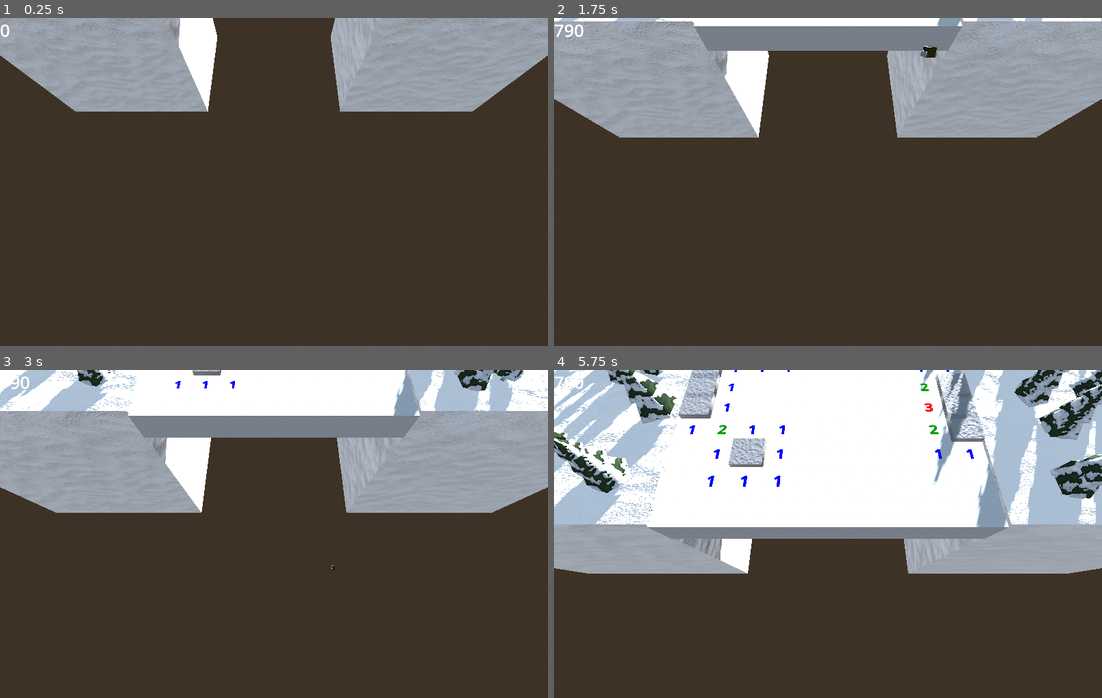
Above: before the commit, frames 1-4 (two rows, left to right).
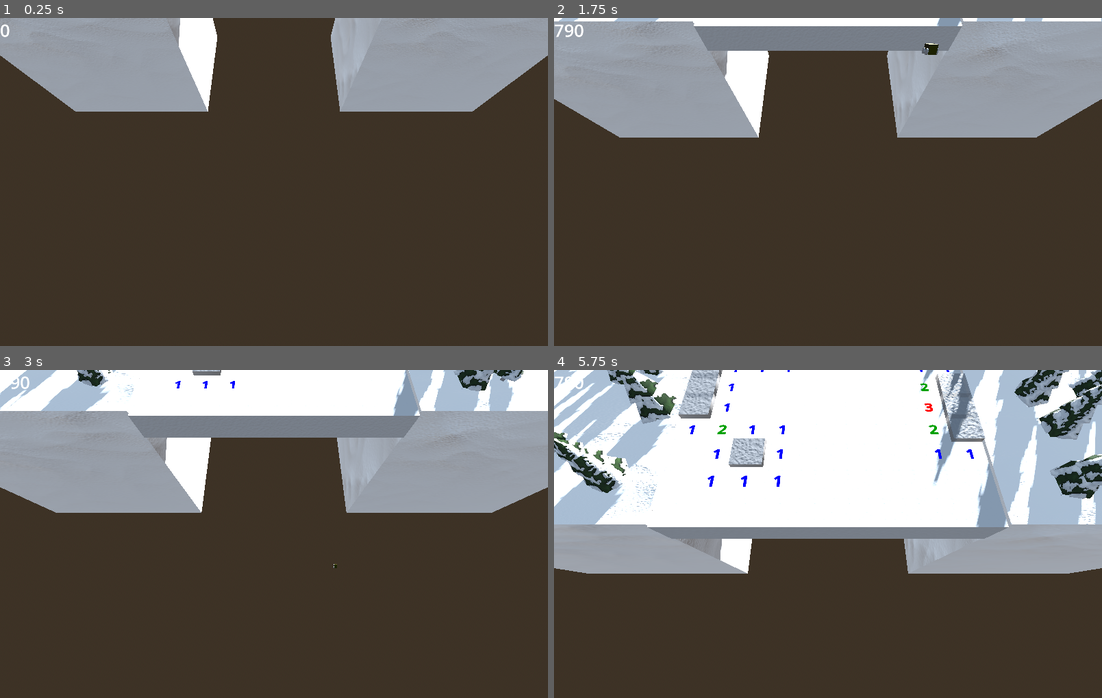
Above: after the commit, the same moments.

Repository: Blubtastic/minesweeper_2
Game: Godot game, scene res://Main.tscn
The game is run twice, just before and just after one commit, with the same random seed, the same clock (stepped at 60 frames per second) and the same inputs.
Inputs:
- Up to frame 1 (0.25 s): no input
- Up to frame 2 (1.75 s): tap Enter (ui_accept) at 0.5, 0.77, 1.52 s; hold Right (ui_right) 0.53-1.28 s; hold Down (ui_down) from 1.28 s (still down)
- Up to frame 3 (3 s): release Down (ui_down) at 2.03 s; hold Right (ui_right) 2.03-2.78 s; hold Up (ui_up) from 2.78 s (still down)
- Up to frame 4 (5.75 s): tap Enter (ui_accept) at 3.02, 3.77, 4.52 s; release Up (ui_up) at 3.53 s; hold Left (ui_left) 3.53-5.03 s; hold Down (ui_down) from 5.03 s (still down)

The runs differ from the first frame. In frame 1, less than 0.1% of the frame differs, in the area x 3-100%, y 0-19%; in frame 2, 0.2%; in frame 3, 0.4%; in frame 4, 1.1%, in the area x 0-99%, y 0-58%.

Commit message:
feat: launch car when exploding

Diff:
--- a/features/Ground.tscn
+++ b/features/Ground.tscn
@@ -3,8 +3,11 @@
 [sub_resource type="FastNoiseLite" id="FastNoiseLite_gaw10"]
 frequency = 0.001
 fractal_type = 2
+fractal_octaves = 4
 fractal_gain = 0.81
+fractal_weighted_strength = 1.0
 domain_warp_enabled = true
+domain_warp_amplitude = 20.0
 domain_warp_frequency = 1.0
 
 [sub_resource type="NoiseTexture2D" id="NoiseTexture2D_s3aq6"]
@@ -21,7 +24,9 @@
 normal_texture = SubResource("NoiseTexture2D_s3aq6")
 
 [sub_resource type="BoxMesh" id="BoxMesh_8b7oj"]
+lightmap_size_hint = Vector2i(94, 136)
 material = SubResource("StandardMaterial3D_ye61t")
+add_uv2 = true
 size = Vector3(10, 8, 8)
 
 [node name="Ground" type="Node3D"]
--- /dev/null
+++ b/shared/DamageArea.tscn
@@ -0,0 +1,11 @@
+[gd_scene load_steps=2 format=3 uid="uid://ftokwp4ypb8m"]
+
+[sub_resource type="SphereShape3D" id="SphereShape3D_t54bx"]
+radius = 1.5
+
+[node name="DamageArea" type="Area3D"]
+collision_layer = 16
+collision_mask = 16
+
+[node name="Hitbox" type="CollisionShape3D" parent="."]
+shape = SubResource("SphereShape3D_t54bx")
--- a/shared/cube/cube.gd
+++ b/shared/cube/cube.gd
@@ -1,4 +1,6 @@
 extends StaticBody3D
+@onready var damage_area = preload("res://shared/DamageArea.tscn")
+@onready var cube_destroyed = preload("res://shared/cube/CubeDestroyed.tscn")
 
 @export var isLoadingCleared: bool = false
 @export var isLoadingExploded: bool = false
@@ -7,7 +9,6 @@
 @onready var remove_flag_audio: AudioStreamPlayer = $RemoveFlag
 @onready var explosion_audio: AudioStreamPlayer = $Explosion
 @onready var cube_scanner: Area3D = $CubeScanner
-@onready var cube_destroyed = preload("res://shared/cube/CubeDestroyed.tscn")
 @onready var nearby_mines_label: Label3D = $NearbyMinesLabel
 @onready var mine_sprite: Sprite3D = $Mine
 @onready var flag_sprite: Sprite3D = $Flag
@@ -21,7 +22,6 @@
 var nearby_cubes: Array[Node3D]
 var has_given_points: bool = false
 
-signal game_over
 signal cube_was_cleared
 
 func _ready():
@@ -38,6 +38,11 @@
 		top_mesh.unhighlight_cube()
 		if is_bomb:
 			trigger_explosion()
+			var DamageArea = damage_area.instantiate()
+			add_child(DamageArea)
+			DamageArea.global_position = Vector3(global_position.x, global_position.y + 0.7, global_position.z)
+			await get_tree().create_timer(1.0).timeout
+			DamageArea.queue_free()
 
 func reveal_cube(play_sound: bool = false):
 	if !is_cleared:
@@ -51,7 +56,6 @@
 		cube_was_cleared.emit(self)
 		cube_scanner.update_cube()
 		if is_bomb:
-			game_over.emit()
 			mine_sprite.visible = true
 
 func trigger_explosion():
@@ -62,7 +66,7 @@
 		explosion_audio.play()
 		var CubeDestroyed = cube_destroyed.instantiate()
 		add_child(CubeDestroyed)
-		CubeDestroyed.global_position = Vector3(global_position.x, global_position.y+0.7, global_position.z)
+		CubeDestroyed.global_position = Vector3(global_position.x, global_position.y + 0.7, global_position.z)
 		top_mesh.visible = false
 		flag_sprite.visible = false
 		has_exploded = true
--- a/shared/player/Player.tscn
+++ b/shared/player/Player.tscn
@@ -1,10 +1,13 @@
-[gd_scene load_steps=19 format=3 uid="uid://dqeksnc1bqwgt"]
+[gd_scene load_steps=20 format=3 uid="uid://dqeksnc1bqwgt"]
 
 [ext_resource type="Script" path="res://shared/player/player.gd" id="1_fjkuh"]
 [ext_resource type="Script" path="res://shared/player/fade_emission_gradually.gd" id="3_jlho0"]
 [ext_resource type="PackedScene" uid="uid://drynt1383xlht" path="res://shared/cube/TrailVFX.tscn" id="3_rkr5s"]
 
 [sub_resource type="BoxShape3D" id="BoxShape3D_4to0f"]
+size = Vector3(0.3, 0.258521, 0.5)
+
+[sub_resource type="BoxShape3D" id="BoxShape3D_q2sxu"]
 size = Vector3(0.3, 0.258521, 0.5)
 
 [sub_resource type="CapsuleShape3D" id="CapsuleShape3D_qlff2"]
@@ -82,8 +85,14 @@
 metadata/_edit_group_ = true
 
 [node name="Collision" type="CollisionShape3D" parent="AlivePlayer"]
-transform = Transform3D(1, 0, 0, 0, 1, 0, 0, 0, 1, 0.0012207, -0.0207397, 0)
 shape = SubResource("BoxShape3D_4to0f")
+
+[node name="DamageHitbox" type="Area3D" parent="AlivePlayer"]
+collision_layer = 16
+collision_mask = 16
+
+[node name="CollisionShape3D" type="CollisionShape3D" parent="AlivePlayer/DamageHitbox"]
+shape = SubResource("BoxShape3D_q2sxu")
 
 [node name="Area3D" type="Area3D" parent="AlivePlayer"]
 transform = Transform3D(1, 0, 0, 0, 1, 0, 0, 0, 1, 0, -0.0968428, 0)
--- a/shared/player/player.gd
+++ b/shared/player/player.gd
@@ -4,9 +4,12 @@
 const FORWARD_SPEED = 7.0
 const BACKWARD_SPEED = 5.0
 const JUMP_VELOCITY = 6
+const LAUNCH_VELOCITY = 12
+var invincible: bool = false
 var overlapping_cubes
+var is_controllable = true
 @onready var hitbox: Area3D = $Area3D
-var is_controllable = true
+@onready var damage_hitbox: Area3D = $DamageHitbox
 
 func _physics_process(delta: float) -> void:
 	var cubes = get_tree().get_nodes_in_group("cubes")
@@ -14,9 +17,12 @@
 	for overlapping_cube in overlapping_cubes:
 		if overlapping_cube in cubes:
 			overlapping_cube.handle_uncleared_pressed()
+	var overlapping_damage = damage_hitbox.get_overlapping_areas()
+	if len(overlapping_damage) > 0:
+		damage_player()
 
 	if not is_on_floor():
-		velocity += get_gravity()*2 * delta
+		velocity += get_gravity() * 2 * delta
 
 	if Input.is_action_just_pressed("ui_accept") and is_on_floor():
 		velocity.y = JUMP_VELOCITY
@@ -37,3 +43,10 @@
 
 	if is_controllable:
 		move_and_slide()
+
+func damage_player():
+	if not invincible:
+		velocity.y = LAUNCH_VELOCITY
+		invincible = true
+		await get_tree().create_timer(1.0).timeout
+		invincible = false
